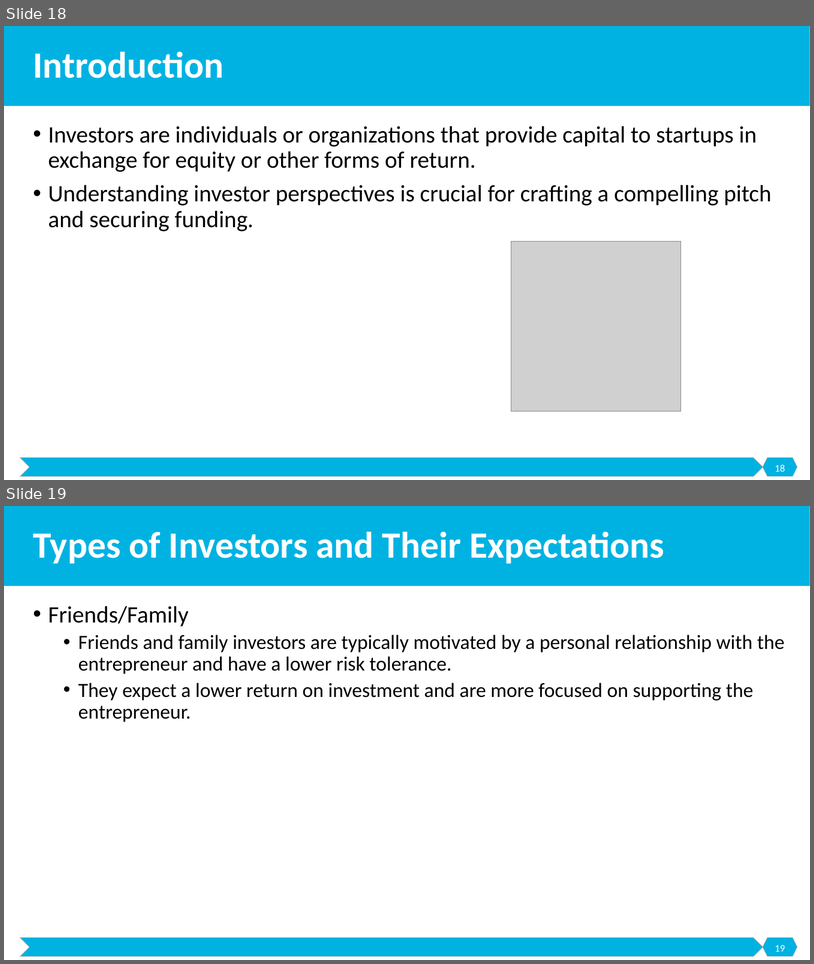
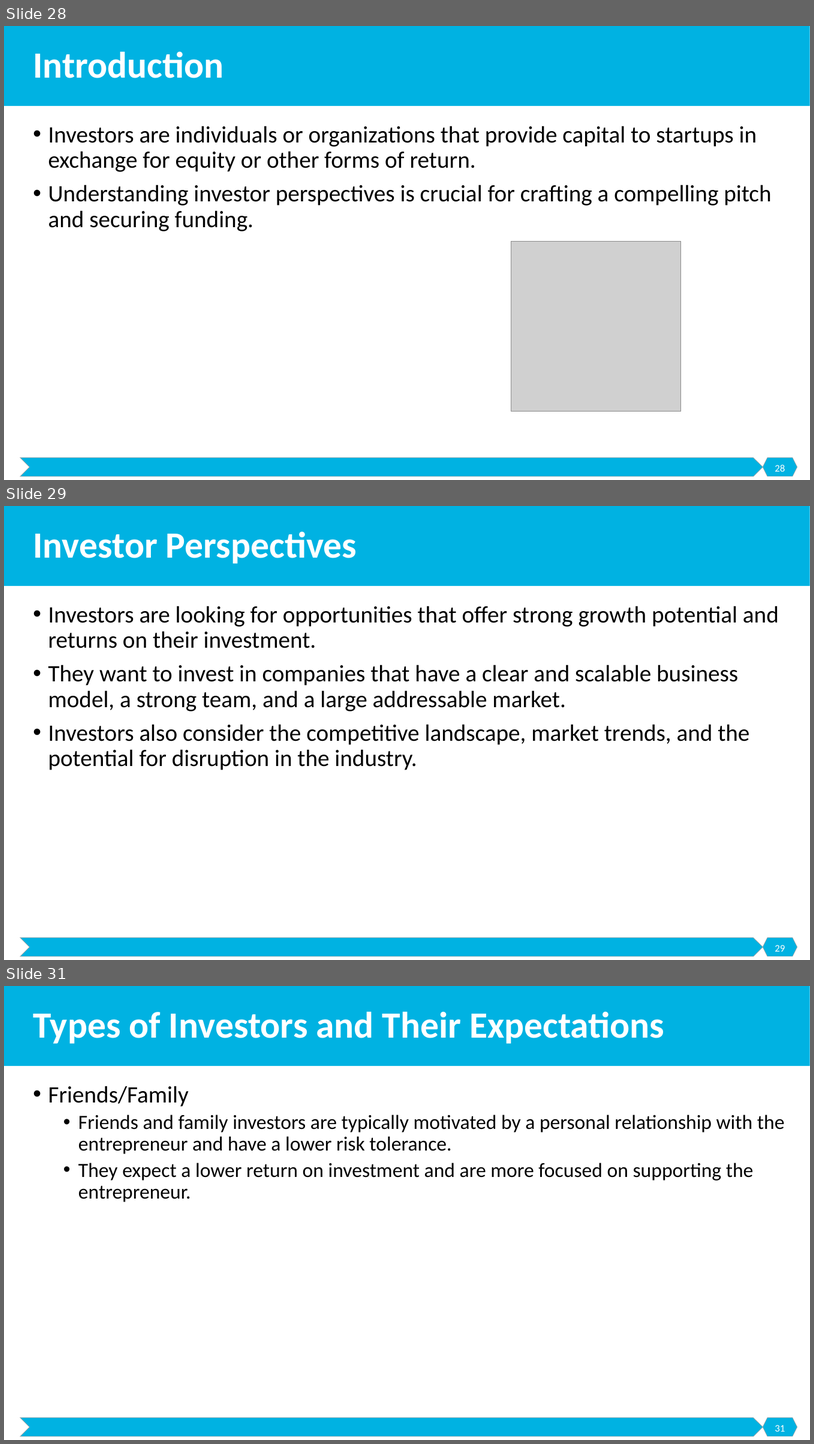
Before and after one commit to malenezi/malenezi, a slide deck: SE495/Lectures/5-Securing Funding/Securing Funding.pptx. Shown one above the other, each under a label of ours: slides 18 and 19 before the commit, slides 28, 29 and 31 after it; the slides between them are not shown. The pictures are 814x964 and 814x1444 pixels, drawn with LibreOffice and Linux fonts; fonts in the diff are those of the drawing; grey boxes stand for pictures. Boxes give left, top, right and bottom in pixels: in the first picture for what was removed or moved away, otherwise in the second. Text is boxed around its words. In the diff, an @@ line names an element or a change of style, - is before the commit and + after.

```diff
--- a/SE495/Lectures/5-Securing Funding/Securing Funding.pptx
+++ b/SE495/Lectures/5-Securing Funding/Securing Funding.pptx
@@ slide 29 added at [4,506,810,960], background #FFFFFF; not listed: 3 template elements that a slide beside it also shows @@
@@ title added at [33,531,357,564], 44 pt, text #FFFFFF, bold @@
+Investor Perspectives
@@ text added at [48,606,779,770], 28 pt, text #000000 @@
+• Investors are looking for opportunities that offer strong growth potential and returns on their investment.
+• They want to invest in companies that have a clear and scalable business model, a strong team, and a large addressable market.
+• Investors also consider the competitive landscape, market trends, and the potential for disruption in the industry.
@@ page number added at [775,945,785,951], 12 pt, text #FFFFFF @@
+29
@@ what was slide 18 is now slide 28 @@
@@ page number at [775,464,785,471]: text changed @@
-18
+28
@@ what was slide 19 is now slide 31 @@
@@ page number at [775,1425,785,1431]: text changed @@
-19
+31
```
Also in this commit, not shown: 2 slides changed, 19 other slides added, 1 other file.
